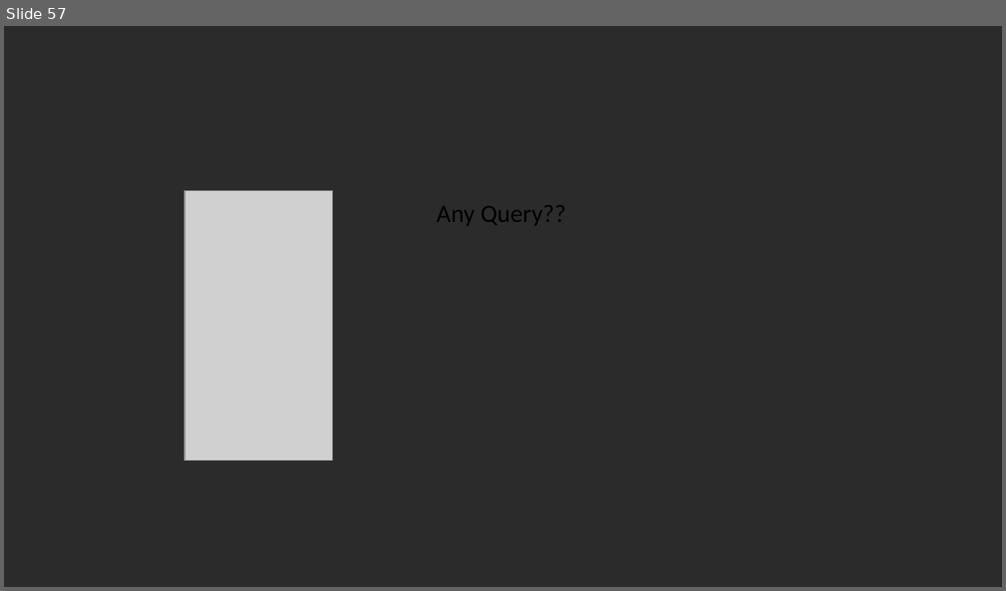
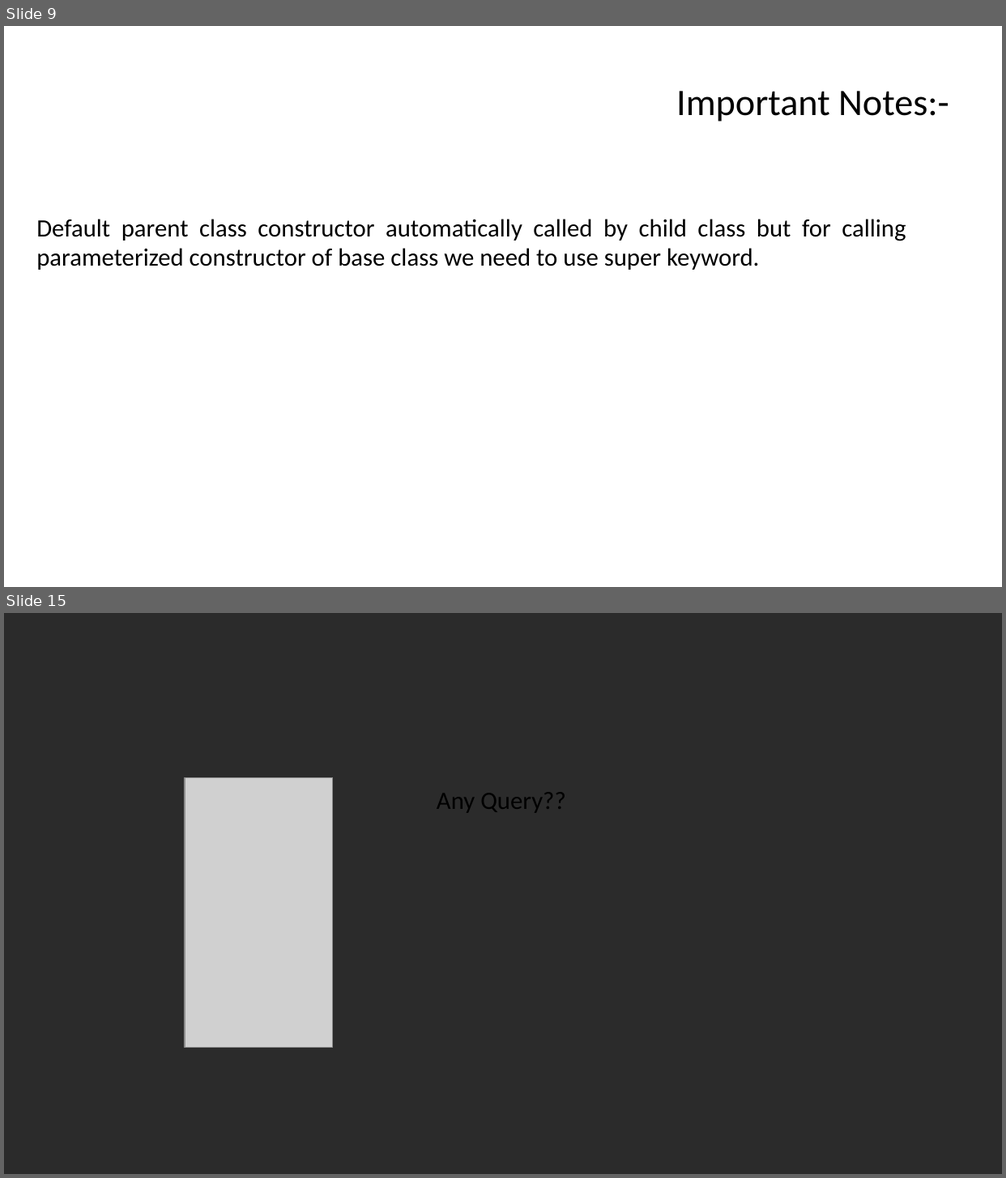
Before and after one commit to vishalamc/CAP615, a slide deck: CAP615-working with arrays and strings.pptx. Shown one above the other, each under a label of ours: slide 57 before the commit, slides 9 and 15 after it; the slides between them are not shown. The pictures are 1006x591 and 1006x1178 pixels, drawn with LibreOffice and Linux fonts; fonts in the diff are those of the drawing; grey boxes stand for pictures; background and template pictures are left out; a plain dark background stands for a picture behind light text. Boxes give left, top, right and bottom in pixels: in the first picture for what was removed or moved away, otherwise in the second. Text is boxed around its words. In the diff, an @@ line names an element or a change of style, - is before the commit and + after.

```diff
--- a/CAP615-working with arrays and strings.pptx
+++ b/CAP615-working with arrays and strings.pptx
@@ slide 9 added at bbox=[4, 26, 1002, 587], background picture (left out) @@
@@ title added at bbox=[676, 91, 949, 122], 27 pt, text #000000 @@
+Important Notes:-
@@ text added at bbox=[36, 219, 906, 270], 18 pt, text #000000 @@
+Default parent class constructor automatically called by child class but for calling parameterized constructor of base class we need to use super keyword.
@@ what was slide 57 is now slide 15 @@
```
Also in this commit, not shown: 12 other slides added, 55 slides removed.
